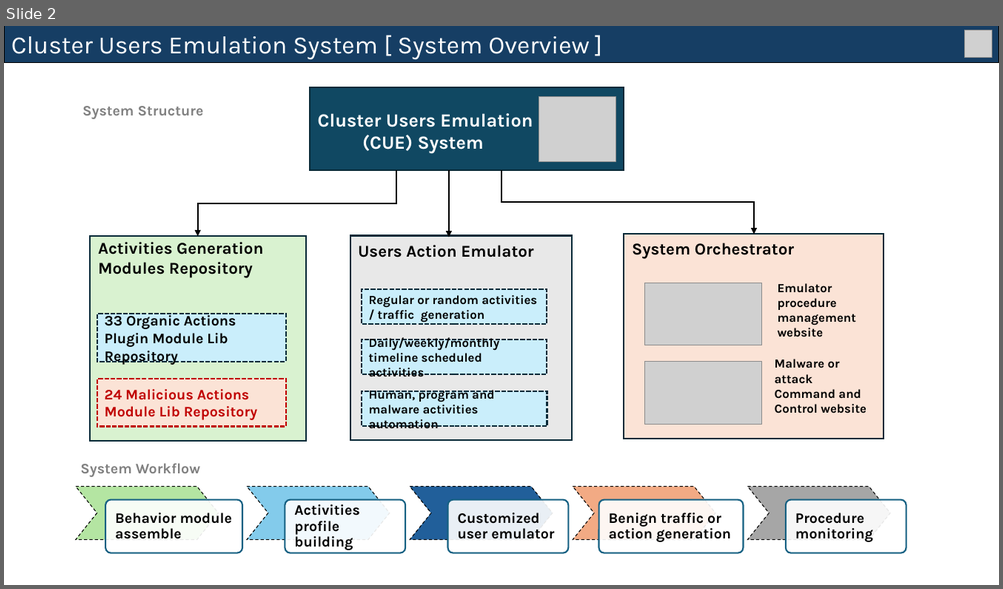
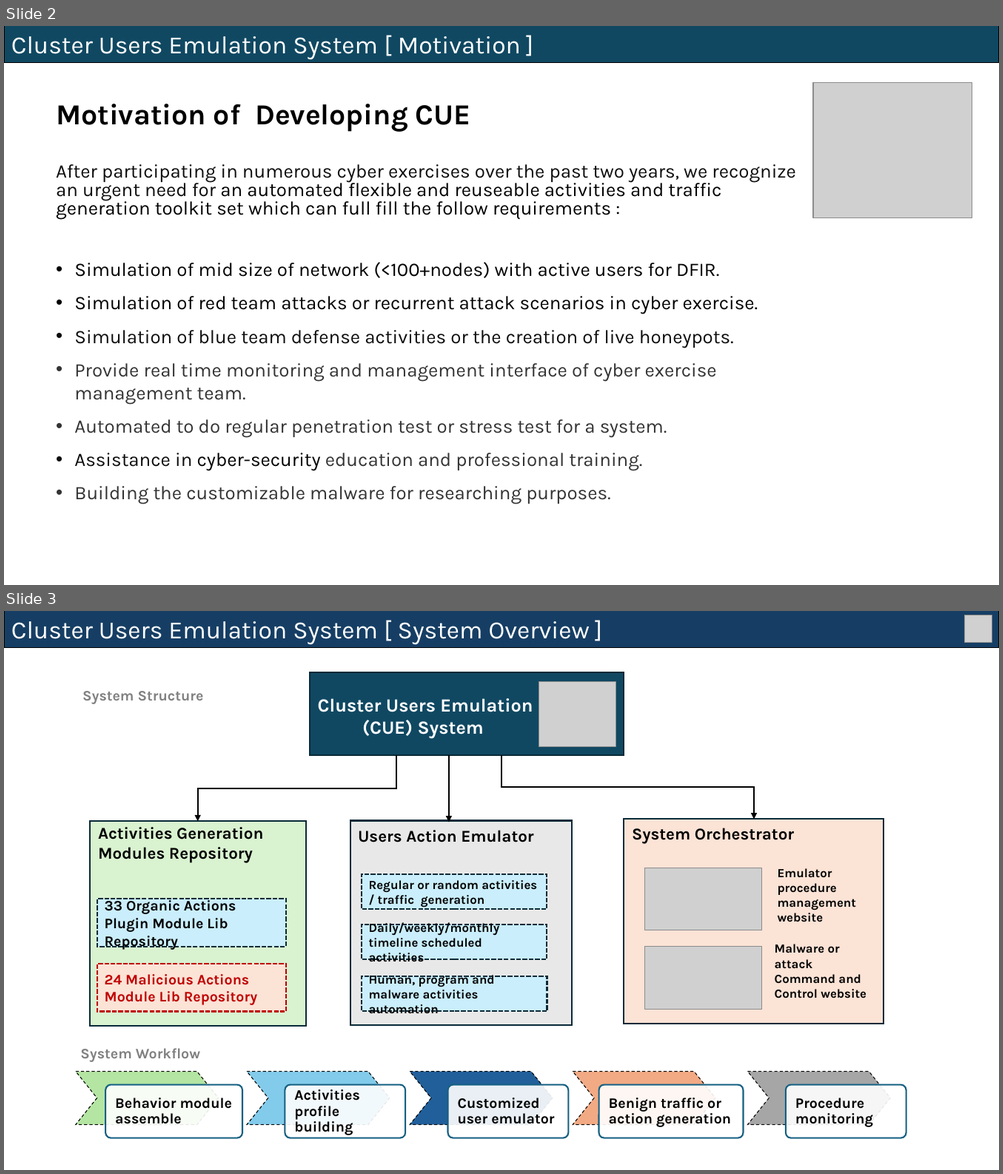
Before and after one commit to LiuYuancheng/Cluster_User_Emulation_System, a slide deck: doc/Introduction.pptx. Shown one above the other, each under a label of ours: slide 2 before the commit, slides 2 and 3 after it. The pictures are 1003x589 and 1003x1174 pixels, drawn with LibreOffice and Linux fonts; fonts in the diff are those of the drawing; grey boxes stand for pictures. Boxes give left, top, right and bottom in pixels: in the first picture for what was removed or moved away, otherwise in the second. Text is boxed around its words. In the diff, an @@ line names an element or a change of style, - is before the commit and + after.

```diff
--- a/doc/Introduction.pptx
+++ b/doc/Introduction.pptx
@@ slide 2 added at (4,26,999,585), background #FFFFFF @@
@@ rectangle added at (4,26,999,62), fill #104862, outline #000000 0.75 pt, 24 pt, text #FFFFFF @@
+Cluster Users Emulation System [ Motivation ]
@@ picture added at (813,83,972,218) @@
@@ title added at (56,104,471,132), 28 pt, text #000000, bold @@
+Motivation of Developing CUE
@@ text added at (56,164,796,505), 18.5 pt, text #000000 @@
+After participating in numerous cyber exercises over the past two years, we recognize an urgent need for an automated flexible and reuseable activities and traffic generation toolkit set which can full fill the follow requirements :
+• Simulation of mid size of network (<100+nodes) with active users for DFIR.
+• Simulation of red team attacks or recurrent attack scenarios in cyber exercise.
+• Simulation of blue team defense activities or the creation of live honeypots.
+• Provide real time monitoring and management interface of cyber exercise management team.
+• Automated to do regular penetration test or stress test for a system.
+• Assistance in cyber-security education and professional training.
+• Building the customizable malware for researching purposes.
@@ what was slide 2 is now slide 3 @@
```
Also in this commit, not shown: 1 slide changed.
